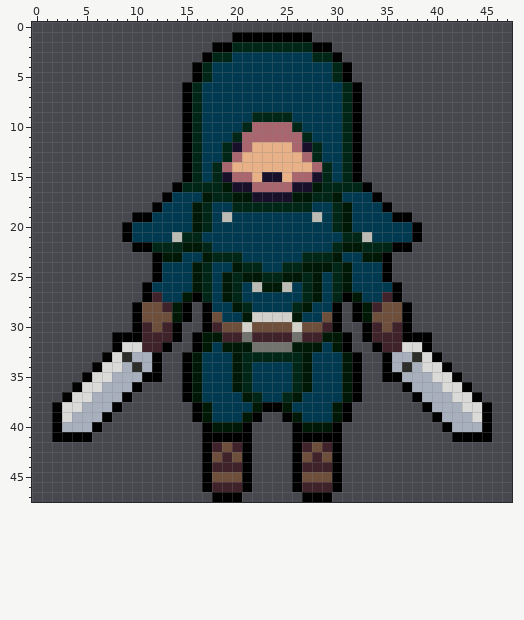
One commit to this pixel-art sprite: res/textures/creatures/pries/left.png. The first picture shows the starting point.
The file is 48x48 pixels.
After:
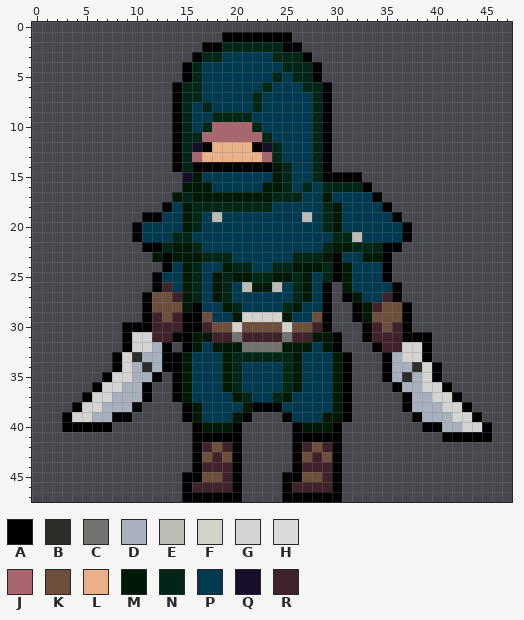
Palette (. is transparent): A #000000  B #2d2d2a  C #72726e  D #a8b0bd  E #bcbcb5  F #d2d2cb  G #d3d3d1  H #dadad8  J #a9666f  K #6d4f3c  L #e8b188  M #001907  N #002617  P #003a51  Q #180f2a  R #3f222a
What changed:
y 1: x 19 . -> A; x 26..27 AA -> ..
y 2: x 17 . -> A; x 19 A -> N; x 25..29 NNNAA -> AA...
y 3: x 16..17 .A -> AN; x 19 N -> P; x 24..30 PPPPNNA -> NNNA...
y 4: x 15..17 .AN -> ANP; x 25..31 PPPPPNA -> NNNA...
y 5: x 15..17 .AN -> ANP; x 24 P -> N; x 26..31 PPPPNA -> NNA...
y 6: x 14..15 .A -> AN; x 23 P -> N; x 27..32 PPPPNA -> NNA...
y 7: x 14..15 .A -> AN; x 22 P -> N; x 28..32 PPPNA -> NA...
y 8: x 14..17 .ANP -> ANPN; x 22 P -> N; x 28..32 PPPNA -> NA...
y 9: x 14..16 .AN -> ANP; x 18..25 PPPPNNNN -> NNNNPPPP; x 28..32 PPPNA -> NA...
y 10: x 14..26 .ANPPPPNJJJJN -> ANPNJJJJNPPPP; x 28..32 PPPNA -> NA...
y 11: x 14..15 .A -> AN; x 17..20 PPPN -> JJJJ; x 23..32 JJJJNPPPNA -> NPPPPNA...
y 12: x 14..27 .ANPPNQJLLLLJQ -> ANQALLLLAQNPPP; x 29..32 PPNA -> A...
y 13: x 14..20 .ANPPNJ -> ANJLLLL; x 23..27 LLLLJ -> JNPPP; x 29..32 PPNA -> A...
y 14: x 14..32 .ANPNJLLLLLLLLJNPNA -> ANAAAAAAAAMNPPNA...
y 15: x 15..16 AN -> QM; x 18..31 NQJJLQQLJJQNPN -> PPPPPPMNPPNAAA
y 16: x 14..28 ANNNNMQQJJJJQQM -> .MMMPPPPPMMNPNP
y 17: x 13..16 APPP -> .MNM; x 18..19 NN -> MM; x 22..30 QQQQMMNNM -> MMNNNPPMP
y 18: x 12..13 AP -> .A; x 15..16 PM -> MN; x 18..19 PP -> NN; x 24..27 NNNN -> PPPP; x 29..31 PNM -> NMP
y 19: x 10 A -> .; x 12 P -> A; x 15..19 PMNPE -> MNPEP; x 27..31 PEPNM -> EPNMP; x 37 A -> .
y 20: x 9..10 AP -> .A; x 15..17 PMN -> MNP; x 29..31 PNM -> NMP; x 37..38 PA -> A.
y 21: x 9..10 AP -> .A; x 14 E -> N; x 16 N -> P; x 30 P -> N; x 32..33 NE -> EP; x 37..38 PA -> A.
y 22: x 10 A -> .; x 12 N -> A; x 14 N -> M; x 16..17 MN -> NP; x 29..30 PN -> NM; x 32 M -> N; x 35 N -> A; x 37 A -> .
y 23: x 12..13 AM -> MA; x 15..17 PPM -> MMN; x 20 N -> P; x 26 P -> N; x 29..30 NM -> MA
y 24: x 12..13 AP -> .A; x 15..17 PMN -> MNP; x 19..20 PM -> MN; x 22 N -> P; x 24 P -> N; x 26 N -> M; x 29..30 MN -> NA
y 25: x 15..20 PMNPMN -> MNPMNM; x 22 M -> N; x 24 N -> M; x 26..30 MNMPN -> NMPNA
y 26: x 11..13 APP -> .AR; x 15..22 PMNPMNPE -> MNPMNPEM; x 24..30 MEPNMPN -> EPNMPA.
y 27: x 12..14 RPP -> KKR; x 16..20 ANPMN -> NPMNP; x 26..30 PNMPN -> NMPA.
y 28: x 10..11 AK -> .A; x 13..17 RMA.A -> KKMAP; x 19..21 PMN -> MNP; x 25..27 PNM -> NMP; x 29..30 PA -> A.
y 29: x 10..12 AKK -> .AR; x 14 M -> R; x 16..18 .AK -> AKP; x 20..21 PM -> MF; x 25..26 FM -> MP; x 28..30 PKA -> KA.
y 30: x 9 . -> A; x 11..12 RK -> AR; x 14..18 A..AR -> RAARK; x 20..21 KF -> FK; x 25..26 KF -> FK; x 28..30 KRA -> RA.
y 31: x 8 A -> .; x 10..11 AR -> GG; x 15..16 .A -> AM; x 18 M -> R; x 20..21 RC -> CR; x 25..26 RC -> CR; x 28 R -> M; x 30..31 MA -> A.
y 32: x 8..12 AHHRR -> .AGGD; x 15..18 .AMP -> AMPM; x 21 M -> C; x 25 C -> M; x 28..31 MPMA -> PMA.; x 37..38 HH -> GG
y 33: x 7..10 AHBD -> .AGB; x 12..16 A..AM -> DAAMP; x 19..20 PM -> MN; x 26..27 NM -> MP; x 30..32 PMA -> MA.; x 37..40 DBHA -> GGA.
y 34: x 6..16 AHHDBDA..AM -> ..AGDBDAAMP; x 19..21 PMN -> MNP; x 25..27 PNM -> NMP; x 30..32 PMA -> MA.; x 37..41 BDHHA -> DBGA.
y 35: x 5..9 AHHDD -> ..AGG; x 11 A -> D; x 14..16 .AM -> AMP; x 19..21 PMN -> MNP; x 25..27 PNM -> NMP; x 30..32 PMA -> MA.; x 36..37 AD -> DB; x 39..42 DHHA -> GA..
y 36: x 4..8 AHHDD -> ..AGG; x 10..11 A. -> DA; x 14..16 .AM -> AMP; x 19..21 PMN -> MNP; x 25..27 PNM -> NMP; x 30..32 PMA -> MA.; x 36..37 .A -> AD; x 39..43 DDHHA -> GGA..
y 37: x 3..7 AHHDD -> ..AGG; x 9..11 A.. -> DDA; x 14..16 .AM -> AMP; x 20..22 PMN -> MNP; x 24..26 PNM -> NMP; x 30..32 PMA -> MA.; x 37..38 .A -> AD; x 40..44 DDHHA -> GGA..
y 38: x 2..6 AHHDD -> ..AGG; x 8..10 A.. -> DDA; x 15..17 .AM -> AMP; x 21..22 PM -> MA; x 25 M -> P; x 37..39 ..A -> ADD; x 41..45 DDHHA -> GGA..
y 39: x 2..5 AHDD -> .AGG; x 7..9 A.. -> DAA; x 15..17 .AM -> AMP; x 20..22 PMA -> MA.; x 26 M -> P; x 29 P -> M; x 38..40 ..A -> ADD; x 42..45 DDHA -> GGA.
y 40: x 2..5 ADDD -> .AAA; x 7 . -> A; x 16..17 .A -> AM; x 20..21 MA -> A.; x 39..41 ..A -> AAD; x 43..44 DD -> GG
y 41: x 2..5 AAAA -> ....; x 16 . -> A; x 21 A -> .; x 41 . -> A
y 42: x 16..21 .ARKRA -> ARKRA.
y 43: x 16..21 .AKRKA -> AKRKA.
y 44: x 16..17 .A -> AR; x 20..21 RA -> A.
y 45: x 15..17 ..A -> AAK; x 19..21 KKA -> RA.; x 25 . -> A; x 29 K -> R
y 46: x 15..17 ..A -> ARR; x 20..21 RA -> A.; x 25..26 .A -> AR
y 47: x 15..17 ... -> AAA; x 25..26 .. -> AA; x 30 . -> A
Boxes around the changes in both pictures, in picture pixels (x1, y1, x2, y2):
changed: (52, 32, 492, 502)
